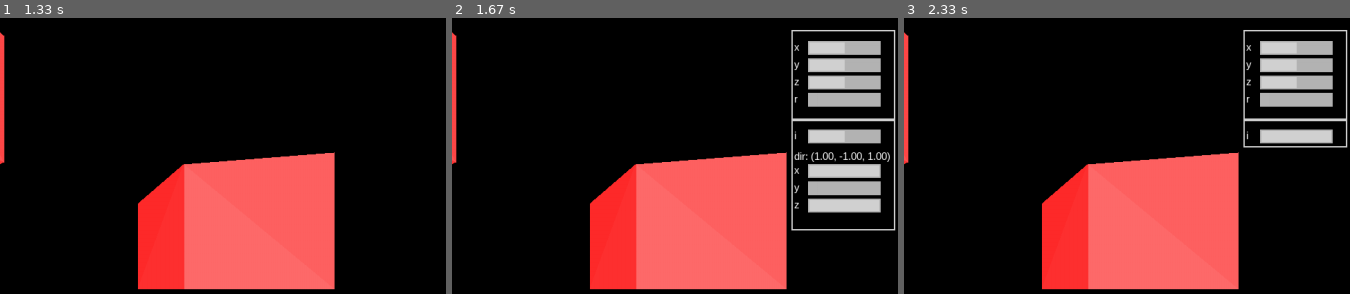
Above: before the commit, frames 1-3 (left to right).
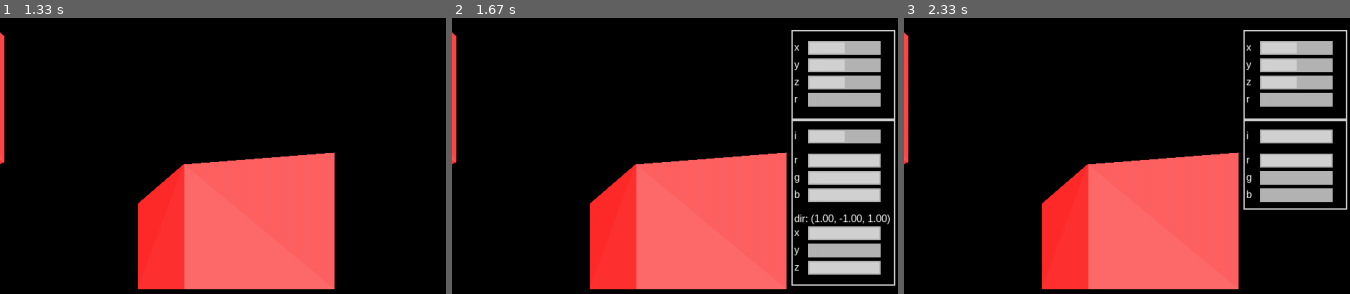
Above: after the commit, the same moments.

Repository: MichalTraczyk/pygame-3d-renderer
Game: pygame game, started from src/main.py
Same seed, same stepped clock (60 frames per second), same inputs: the game is played once before the commit and once after it.
Inputs (mouse positions are % of the whole screen's width and height, from its top left):
- Up to frame 1 (1.33 s): click "Model1" at 0.38 s; click (59, 72) at 0.72 s; click "Import" at 1.05 s
- Up to frame 2 (1.67 s): click (14, 47) at 1.38 s
- Up to frame 3 (2.33 s): click (49, 62) at 1.72 s; click "Skybox Light" at 2.05 s
The pictures show only the part of the screen within x 50-100%, y 1-51%; the shares and areas given below are measured in that part.

Frame 1 is identical in both runs. In frame 2, 6.5% of the frame differs, in the area x 76-100%, y 48-98%; in frame 3, 3.2%.

Commit message:
Allow edit light color

Diff:
--- a/src/UI/Editors/DirectionalLightEditor.py
+++ b/src/UI/Editors/DirectionalLightEditor.py
@@ -67,4 +67,4 @@
         self.zSlider.current_value = dir.z
 
     def get_height(self):
-        return 160
+        return 240
--- a/src/UI/Editors/LightEditor.py
+++ b/src/UI/Editors/LightEditor.py
@@ -1,4 +1,4 @@
-from pygame import Vector2
+from pygame import Vector2, Color
 
 from src.UI.Editors.Editor import Editor
 from src.UI.UIElements.Label import Label
@@ -15,9 +15,50 @@
         self.intensity_slider = Slider((self.default_slider_size, 20), (start.x, start.y))
         self.intensity_slider.current_value = target_light.intensity
         self.intensity_slider.add_value_changed_listener(self.intensity_changed)
+        start.y += 35
+        start.x -= 20
+        rLabel = Label((20, 20), (start.x, start.y), "r")
+        start.x += 20
+        self.rSlider = Slider((self.default_slider_size, 20), (start.x, start.y), min=0, max=255)
+        self.rSlider.current_value = target_light.color[0]
+        start.x -= 20
+        start.y += 25
+
+        gLabel = Label((20, 20), (start.x, start.y), "g")
+        start.x += 20
+        self.gSlider = Slider((self.default_slider_size, 20), (start.x, start.y), min=0, max=255)
+        self.gSlider.current_value = target_light.color[1]
+        start.x -= 20
+        start.y += 25
+
+        bLabel = Label((20, 20), (start.x, start.y), "b")
+        start.x += 20
+        self.bSlider = Slider((self.default_slider_size, 20), (start.x, start.y), min=0, max=255)
+        self.bSlider.current_value = target_light.color[2]
+
+        self.rSlider.add_value_changed_listener(self.color_changed)
+        self.gSlider.add_value_changed_listener(self.color_changed)
+        self.bSlider.add_value_changed_listener(self.color_changed)
+
+        self.to_kill.append(rLabel)
+        self.to_kill.append(gLabel)
+        self.to_kill.append(bLabel)
+
+        self.to_kill.append(self.rSlider)
+        self.to_kill.append(self.gSlider)
+        self.to_kill.append(self.bSlider)
+
         self.to_kill.append(self.intensity_slider)
         self.to_kill.append(self.label)
+
+    def color_changed(self,v):
+        self.target.color = Color(
+            (int)(self.rSlider.current_value),
+            (int)(self.gSlider.current_value),
+            (int)(self.bSlider.current_value)
+        )
+
     def intensity_changed(self, val):
         self.target.intensity = val
     def get_height(self):
-        return 40
+        return 130
